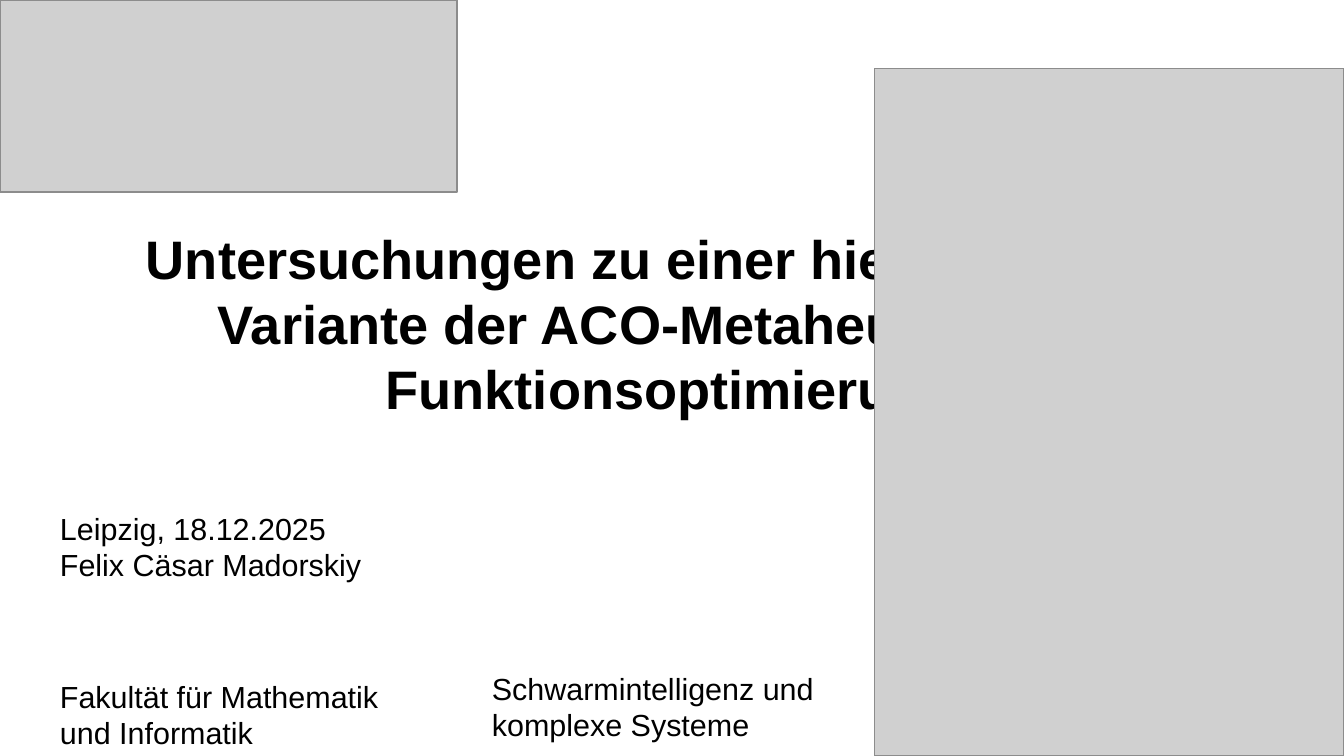
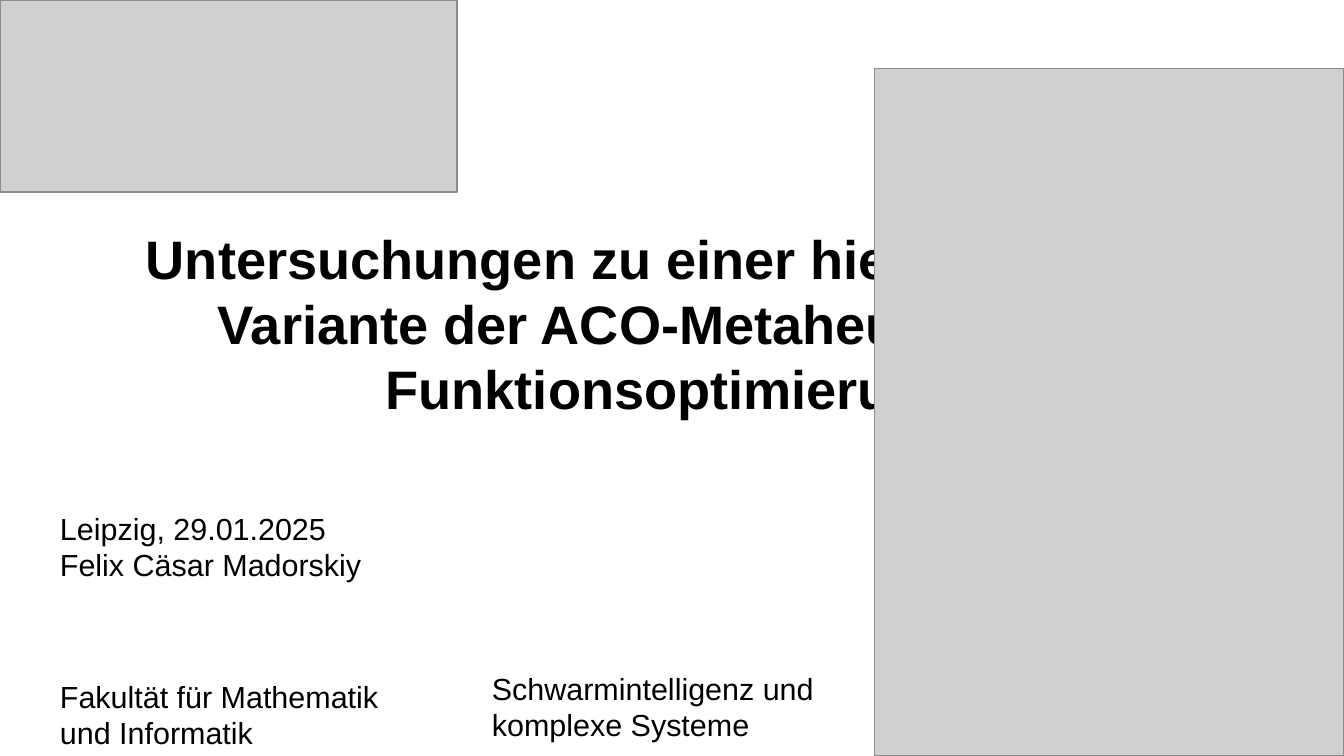
Before and after one commit to FXJackAll/Masterarbeit_Code, a slide deck: slide 1 of Masterarbeit_Verteidigung/Masterarbeit_Verteidigung.odp. Drawn at 1344x756 pixels with LibreOffice and Linux fonts; fonts in the diff are those of the drawing; grey boxes stand for pictures; background and template pictures are left out. Boxes give left, top, right and bottom in pixels: in the first picture for what was removed or moved away, otherwise in the second. Text is boxed around its words. In the diff, an @@ line names an element or a change of style, - is before the commit and + after.

```diff
--- a/Masterarbeit_Verteidigung/Masterarbeit_Verteidigung.odp
+++ b/Masterarbeit_Verteidigung/Masterarbeit_Verteidigung.odp
@@ text at (60,518,325,546): text changed @@
-Leipzig, 18.12.2025
+Leipzig, 29.01.2025
```
Also in this commit, not shown: 1 other file.
